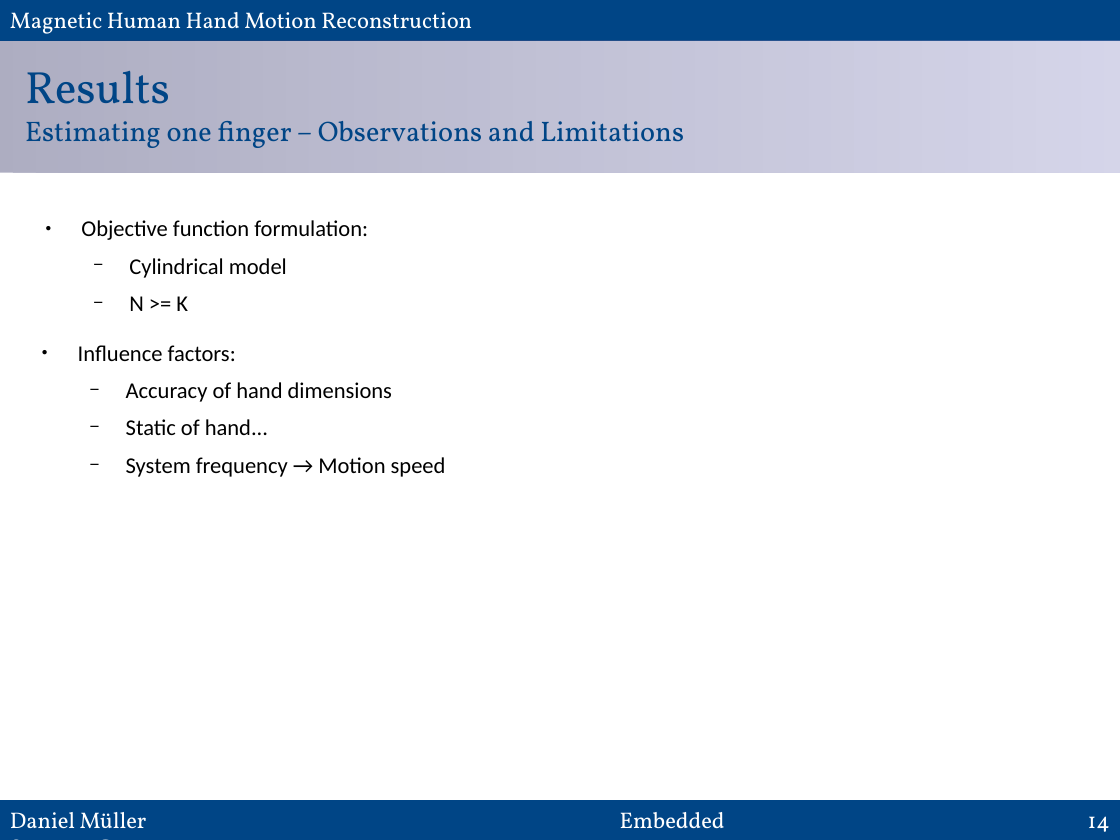
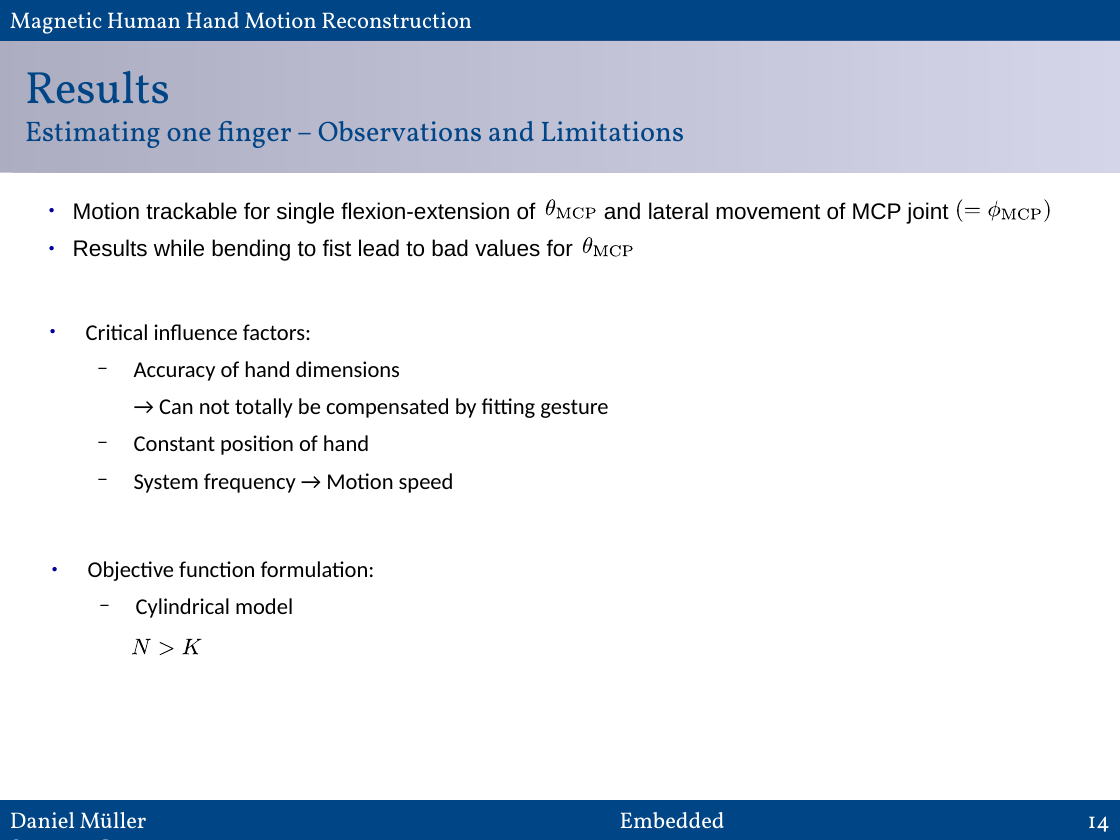
Before and after one commit to MuellerDaniel/SensGlove, a slide deck: slide 14 of praes/preasi.odp. Drawn at 1120x840 pixels with LibreOffice and Linux fonts; fonts in the diff are those of the drawing. Boxes give left, top, right and bottom in pixels: in the first picture for what was removed or moved away, otherwise in the second. Text is boxed around its words. In the diff, an @@ line names an element or a change of style, - is before the commit and + after.

```diff
--- a/praes/preasi.odp
+++ b/praes/preasi.odp
@@ text added at (x1=73, y1=202, x2=573, y2=261), 16 pt, text #000000 @@
+● Motion trackable for single flexion-extension of and lateral movement of MCP joint
+● Results while bending to fist lead to bad values for
@@ group added at (x1=545, y1=199, x2=597, y2=219): 5 freeform shapes @@
@@ group added at (x1=955, y1=199, x2=1052, y2=222): 8 freeform shapes @@
@@ group added at (x1=582, y1=237, x2=634, y2=257): 5 freeform shapes @@
@@ text at (x1=129, y1=296, x2=188, y2=311): paragraph removed @@
-  − N >= K
@@ text "Critical influence factors:" moved from (x1=78, y1=345, x2=446, y2=477) to (x1=86, y1=324, x2=608, y2=493) @@
@@ text at (x1=86, y1=324, x2=311, y2=340): text changed @@
-● Influence factors:
+● Critical influence factors:
@@ text at (x1=134, y1=398, x2=608, y2=455): text changed @@
-  − Static of hand...
+  → Can not totally be compensated by fitting gesture
+  − Constant position of hand
@@ text "Objective function formulation:" moved from (x1=81, y1=220, x2=368, y2=311) to (x1=88, y1=561, x2=375, y2=618) @@
@@ text at (x1=88, y1=561, x2=375, y2=581): bullet colour #000000 to #000099 @@
@@ group added at (x1=131, y1=639, x2=202, y2=656): 4 freeform shapes @@
```
Also in this commit, not shown: 12 other slides changed, 3 slides added, 3 slides removed.
